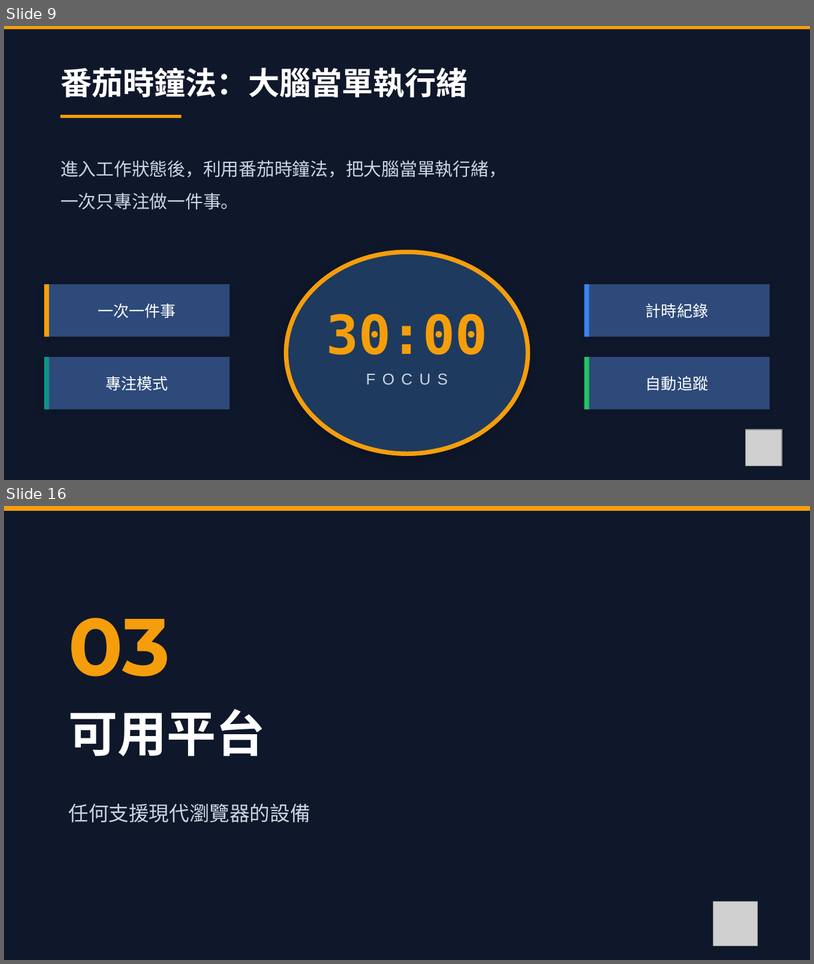
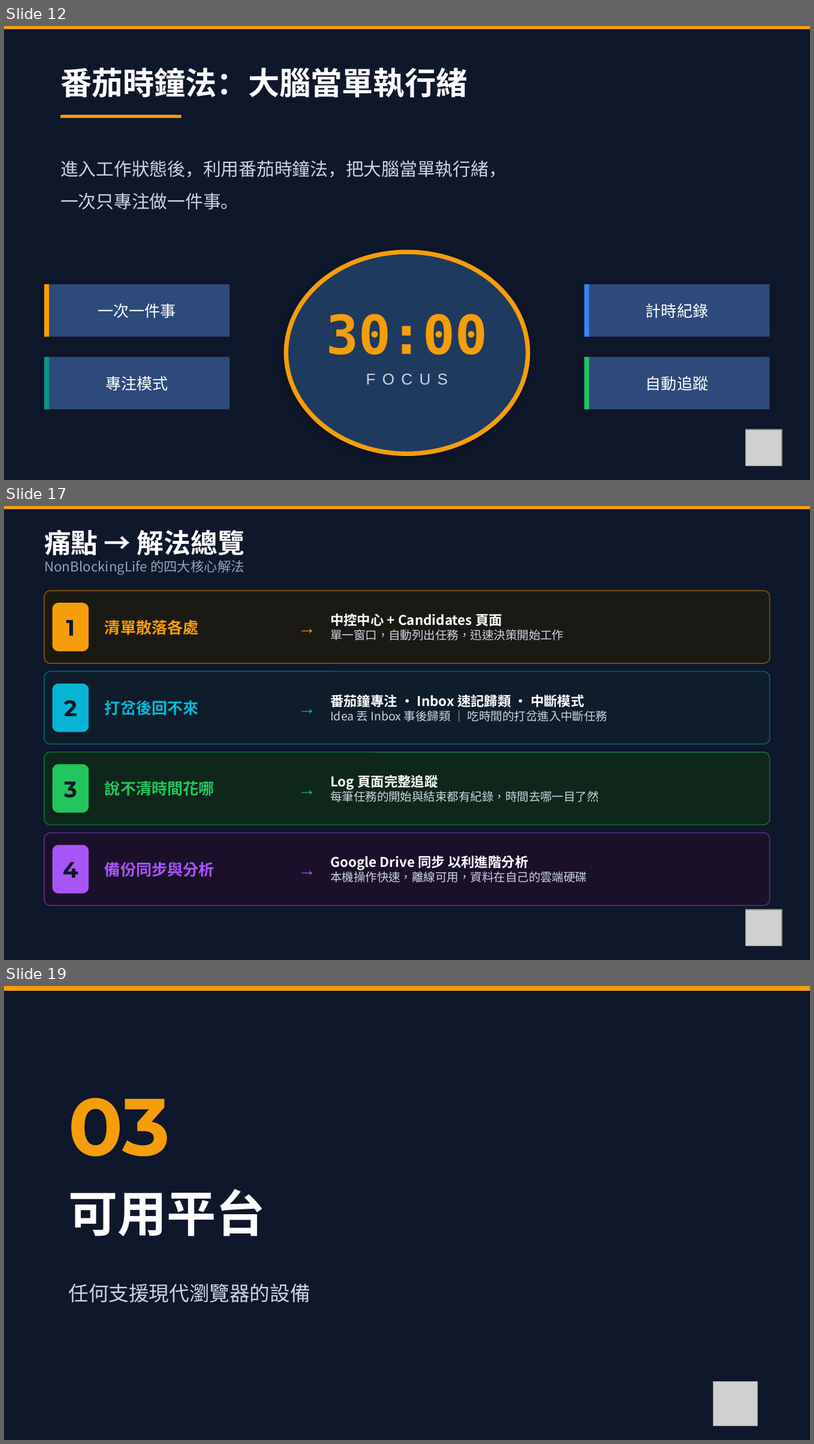
Before and after one commit to ychsue/NonBlockingLife, a slide deck: Discussion/Promotion/6mins/pictures.pptx. Shown one above the other, each under a label of ours: slides 9 and 16 before the commit, slides 12, 17 and 19 after it; the slides between them are not shown. The pictures are 814x964 and 814x1444 pixels, drawn with LibreOffice and Linux fonts; fonts in the diff are those of the drawing; grey boxes stand for pictures. Boxes give left, top, right and bottom in pixels: in the first picture for what was removed or moved away, otherwise in the second. Text is boxed around its words. In the diff, an @@ line names an element or a change of style, - is before the commit and + after.

```diff
--- a/Discussion/Promotion/6mins/pictures.pptx
+++ b/Discussion/Promotion/6mins/pictures.pptx
@@ slide 17 added at (x1=4, y1=506, x2=810, y2=960), background #0F172A @@
@@ rectangle added at (x1=4, y1=506, x2=810, y2=509), fill #F59E0B @@
@@ text added at (x1=44, y1=529, x2=245, y2=555), 24 pt, text #FFFFFF, bold @@
+痛點 → 解法總覽
@@ text added at (x1=44, y1=560, x2=245, y2=575), 12 pt, text #94A3B8 @@
+NonBlockingLife 的四大核心解法
@@ rounded rectangle added at (x1=44, y1=591, x2=770, y2=663), fill #1E1A0F at 80% opacity, outline #F59E0B 1 pt @@
@@ text added at (x1=290, y1=595, x2=323, y2=659), 16 pt, text #F59E0B @@
+→
@@ rounded rectangle added at (x1=53, y1=603, x2=89, y2=651), fill #F59E0B, 20 pt, text #0F172A, bold @@
+1
@@ text added at (x1=330, y1=613, x2=564, y2=640), 10.5 pt, text #CBD5E1 @@
+中控中心 + Candidates 頁面
+單一窗口，自動列出任務，迅速決策開始工作
@@ text added at (x1=105, y1=619, x2=199, y2=635), 14 pt, text #F59E0B, bold @@
+清單散落各處
@@ group added at (x1=44, y1=672, x2=770, y2=744): 3 texts, 2 rounded rectangles @@
+2
+打岔後回不來
+→
+番茄鐘專注 · Inbox 速記歸類 · 中斷模式
+Idea 丟 Inbox 事後歸類 │ 吃時間的打岔進入中斷任務
@@ group added at (x1=44, y1=752, x2=770, y2=825): 3 texts, 2 rounded rectangles @@
+3
+說不清時間花哪
+→
+Log 頁面完整追蹤
+每筆任務的開始與結束都有紀錄，時間去哪一目了然
@@ group added at (x1=44, y1=832, x2=770, y2=905): 3 texts, 2 rounded rectangles @@
+4
+備份同步與分析
+→
+Google Drive 同步 以利進階分析
+本機操作快速，離線可用，資料在自己的雲端硬碟
@@ picture added at (x1=746, y1=909, x2=782, y2=945) @@
@@ what was slide 9 is now slide 12 @@
@@ what was slide 16 is now slide 19 @@
```
Also in this commit, not shown: 8 slides changed, 5 other slides added, 3 slides removed, 22 other files.
